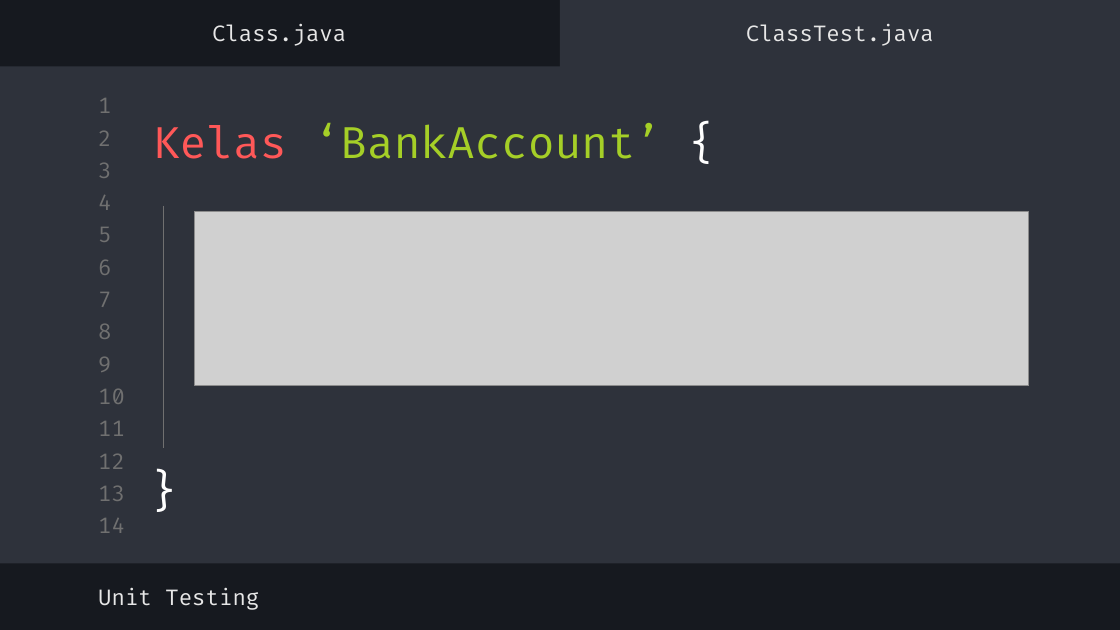
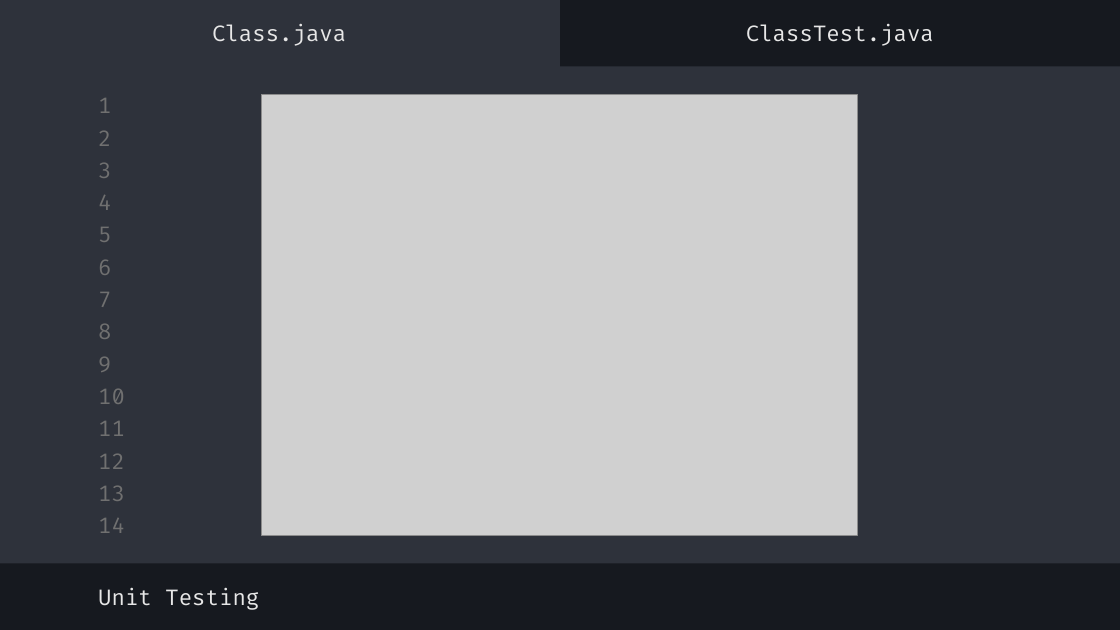
Before and after one commit to zein3/pbo-unittesting, a slide deck: slide 13 of Apa Itu Unit Testing.pptx. Drawn at 1120x630 pixels with LibreOffice and Linux fonts; fonts in the diff are those of the drawing; grey boxes stand for pictures. Boxes give left, top, right and bottom in pixels: in the first picture for what was removed or moved away, otherwise in the second. Text is boxed around its words. In the diff, an @@ line names an element or a change of style, - is before the commit and + after.

```diff
--- a/Apa Itu Unit Testing.pptx
+++ b/Apa Itu Unit Testing.pptx
@@ rectangle: place and size @@
-rectangle at box(560, 0, 1120, 73)
+rectangle at box(0, 0, 560, 73)
@@ picture added at box(261, 94, 857, 535) @@
@@ title removed at box(153, 123, 662, 159) @@
-Kelas ‘BankAccount’ {
@@ line removed from (164, 206) to (164, 448) @@
@@ picture removed at box(195, 212, 1028, 386) @@
@@ text removed at box(133, 451, 195, 560) @@
-}
```
Also in this commit, not shown: 2 slides added, 7 other files.
